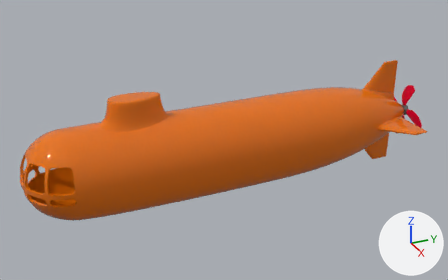
Before and after pictures for a commit that changed the FBX model BaseAssets/Submarine/subplaceholder2.FBX.
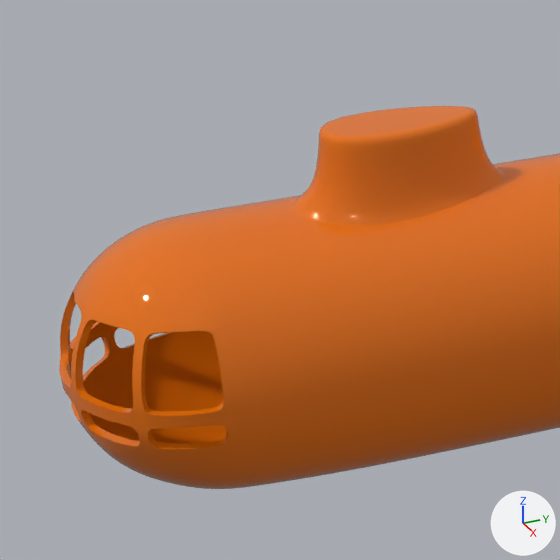
Each version is shown whole from a 50 mm camera at (22.77, -11.18, 15.2) aimed at (-0.2, -0.84, 3.71), then close up on the part from 0% to 42% of the width and 20% to 87% of the height. Every picture has the same lights, and +X, +Y and +Z are marked at lower right. The older version's two pictures come first. Where no turn or scale is listed for an object, it has been applied to the vertices.

In view in the first close-up: 'Sub'.
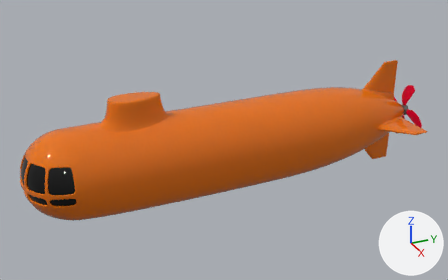
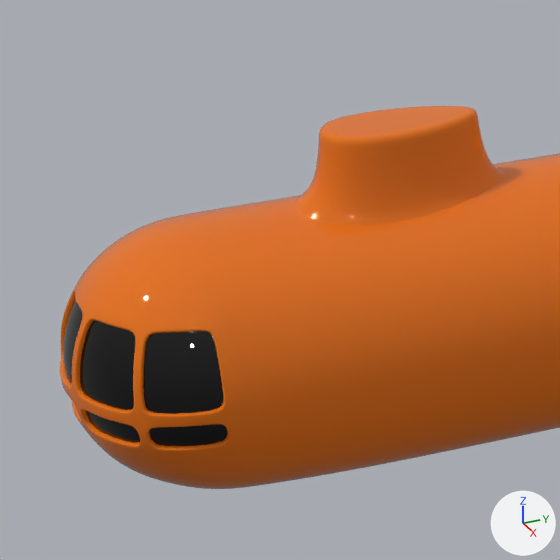
Patch to the scene script:
```diff
--- a/BaseAssets/Submarine/subplaceholder2.FBX.py
+++ b/BaseAssets/Submarine/subplaceholder2.FBX.py
@@ mat_windows @@
+mat_windows = principled_material('Windows')
+mat_windows.base_color = (0.0, 0.0, 0.0)  # black #000000
+mat_windows.roughness = 0.0
@@ me_mesh @@
 # used by ob_sub; location = (0.0, 0.0, 3.62)
-me_mesh.from_pydata(...)  # 11989 vertices, 11932 faces; spans x -2.7..2.7, y -9.6..8.9, z -2.4..2.8
+me_mesh.from_pydata(...)  # 12797 vertices, 12748 faces; spans x -1.8..1.8, y -9.6..8.9, z -2.1..2.8
+# me_mesh part 1: 192 vertices moved within x -1.7..1.8, y -9.6..-7.9, z -0.5..1.0; 2 vertices removed from x -1.3..1.3, y -8.9, z -0.3; 1458 vertices added at x -1.8..1.8, y -9.6..-7.8, z -0.6..1.0
+# other edits to the shape of me_mesh do not show in these pictures
 me_mesh.materials.append(mat_material_001)
@@ me_cube_008 @@
+me_cube_008.from_pydata(...)  # 593 vertices, 576 faces; spans x -1.77..1.77, y -9.58..-4.07, z -2.1..1.78
+me_cube_008.materials.append(mat_windows)  # black #000000
@@ ob_cube_001 @@
+ob_cube_001 = bpy.data.objects.new('Cube.001', me_cube_008)
+ob_cube_001.location = (0.0, 0.0, 3.62)
```

Pixel boxes [x1, y1, x2, y2] of what changed, in the close-ups (560 x 560 px):
'Sub', reshaped: before [59, 106, 560, 489]; after [60, 106, 560, 489]
'Cube.001', added (black): after [63, 299, 227, 446]
part 1 of me_mesh, built on: before [60, 280, 248, 450]; after [60, 280, 248, 452]
